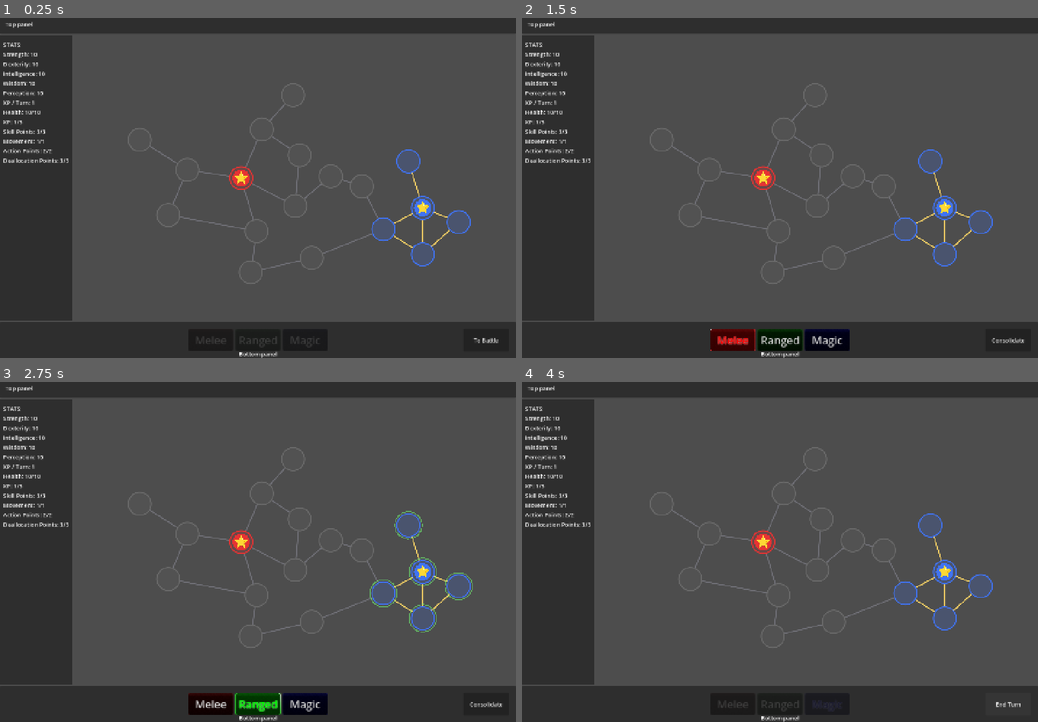
Above: before the commit, frames 1-4 (two rows, left to right).
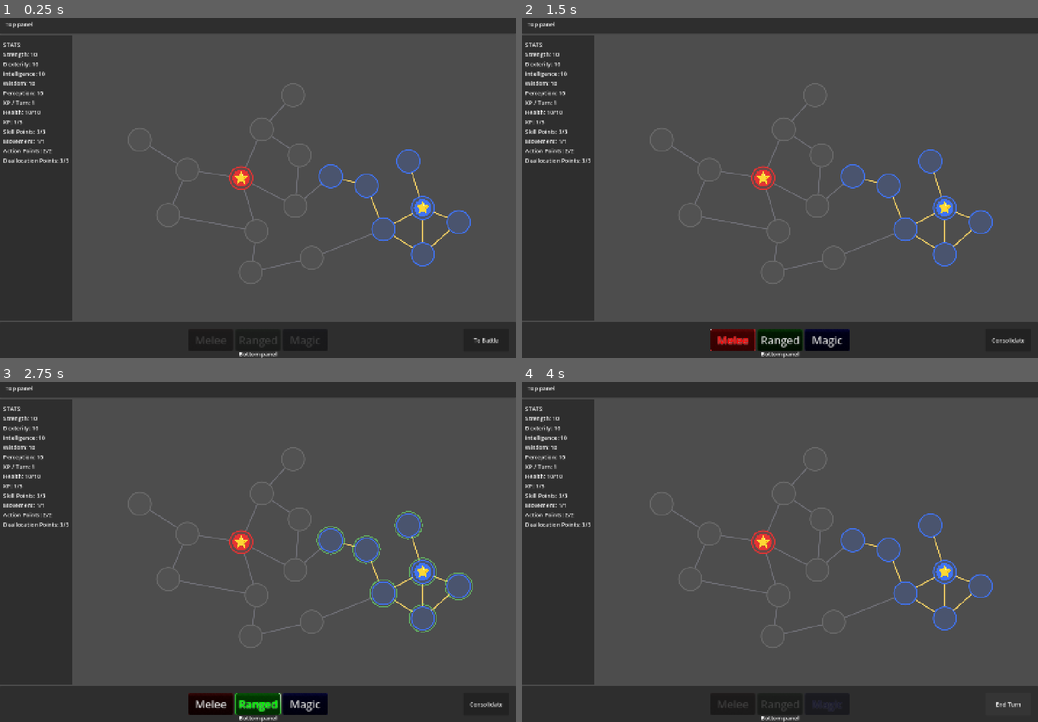
Above: after the commit, the same moments.

Repository: Koaieus/skill-tree-of-life
Game: Godot game, scene res://scenes/dev_sandbox.tscn
The game is run twice, just before and just after one commit, with the same random seed, the same clock (stepped at 60 frames per second) and the same inputs.
Inputs:
- Up to frame 1 (0.25 s): no input
- Up to frame 2 (1.5 s): click "To Battle" at 0.5 s; click "Melee" at 1.25 s
- Up to frame 3 (2.75 s): click "Ranged" at 2 s
- Up to frame 4 (4 s): click "Magic" at 2.75 s; click "Consolidate" at 3.5 s

The runs differ from the first frame. In frame 1, 0.6% of the frame differs, in the area x 61-74%, y 42-60%; in frame 2, 0.6%; in frame 3, 0.7%; in frame 4, 0.6%.

Commit message:
fix(spells): restore spark.tres range_finder + damage stripped by editor
An editor round-trip silently dropped:
- The HopRangeFinder sub-resource (with max_hops = 3)
- The range_finder field reference on the targeting sub-resource
- The damage = 5 field on the SpellDef

Net effect: Spark had no range gating (any enemy node anywhere counted as
valid) and no damage. The author code was correct — the editor re-serialized
with a stale view of the class's field set and omitted fields it didn't
recognise at that moment. Restores all three; description tightened to
spell out that hops route through the live graph regardless of allocation.

Workflow rule extended to cover .tres round-trip strips alongside the
existing scene-roundtrip section — same gotcha class, silent until the
behaviour bug surfaces in gameplay.

Diff:
--- a/attack/spells/spark.tres
+++ b/attack/spells/spark.tres
@@ -1,8 +1,8 @@
-[gd_resource type="Resource" script_class="SpellDef" load_steps=4 format=3]
+[gd_resource type="Resource" script_class="SpellDef" load_steps=5 format=3 uid="uid://hi2w3tufav8y"]
 
-[ext_resource type="Script" path="res://attack/spell_def.gd" id="1_spell"]
-[ext_resource type="Script" path="res://attack/targeting/single_hostile_node_targeting.gd" id="2_targeting"]
-[ext_resource type="Script" path="res://attack/range_finder/hop_range_finder.gd" id="3_range"]
+[ext_resource type="Script" uid="uid://ber34us1t16kb" path="res://attack/spell_def.gd" id="1_spell"]
+[ext_resource type="Script" uid="uid://x1nck4evj7ku" path="res://attack/targeting/single_hostile_node_targeting.gd" id="2_targeting"]
+[ext_resource type="Script" uid="uid://br4akul8rvteg" path="res://attack/range_finder/hop_range_finder.gd" id="3_range"]
 
 [sub_resource type="Resource" id="range_3hop"]
 script = ExtResource("3_range")
@@ -15,7 +15,7 @@
 [resource]
 script = ExtResource("1_spell")
 name = "Spark"
-description = "Deal 5 damage to a single enemy-occupied node within 3 hops of the source."
+description = "Deal 5 damage to a single enemy-occupied node within 3 hops of the source via the live graph (allocation status irrelevant — hops route through whatever's connected)."
 mana_cost = 1
 damage = 5
 targeting = SubResource("targeting_hostile_3hop")
--- a/scenes/dev_sandbox.tscn
+++ b/scenes/dev_sandbox.tscn
@@ -261,6 +261,7 @@
 navigator = NodePath("Navigator")
 skill_nodes_container = NodePath("Nodes")
 edges_container = NodePath("Edges")
+metadata/_edit_lock_ = true
 
 [node name="Navigator" type="Node" parent="Graph" unique_id=552086591 node_paths=PackedStringArray("graph")]
 script = ExtResource("5_nav")
@@ -449,8 +450,9 @@
 position = Vector2(818, 225)
 modifiers = Array[ExtResource("2_mod")]([SubResource("mod_dex_1"), SubResource("mod_xp_1")])
 
-[node name="Right_Out" parent="Graph/Nodes" unique_id=1524370075 instance=ExtResource("9_skill")]
+[node name="Right_Out" parent="Graph/Nodes" unique_id=1524370075 node_paths=PackedStringArray("owned_by") instance=ExtResource("9_skill")]
 position = Vector2(923, 452)
+owned_by = NodePath("../../Entities/Enemy")
 modifiers = Array[ExtResource("2_mod")]([SubResource("mod_str_1"), SubResource("mod_xp_2")])
 
 [node name="Down_Out" parent="Graph/Nodes" unique_id=8800201 instance=ExtResource("9_skill")]
@@ -465,8 +467,9 @@
 position = Vector2(470, 560)
 modifiers = Array[ExtResource("2_mod")]([SubResource("mod_int_2")])
 
-[node name="Bridge_E" parent="Graph/Nodes" unique_id=8800204 instance=ExtResource("9_skill")]
-position = Vector2(1010, 480)
+[node name="Bridge_E" parent="Graph/Nodes" unique_id=8800204 node_paths=PackedStringArray("owned_by") instance=ExtResource("9_skill")]
+position = Vector2(1023, 478)
+owned_by = NodePath("../../Entities/Enemy")
 modifiers = Array[ExtResource("2_mod")]([SubResource("mod_dex_1")])
 
 [node name="Bridge_S" parent="Graph/Nodes" unique_id=8800205 instance=ExtResource("9_skill")]
@@ -496,3 +499,4 @@
 [node name="UI" type="CanvasLayer" parent="." unique_id=1065711835]
 
 [node name="UIRoot" parent="UI" unique_id=1221477821 instance=ExtResource("11_ui")]
+metadata/_edit_lock_ = true
Not shown, changed: .claude/rules/godot-workflow.md
